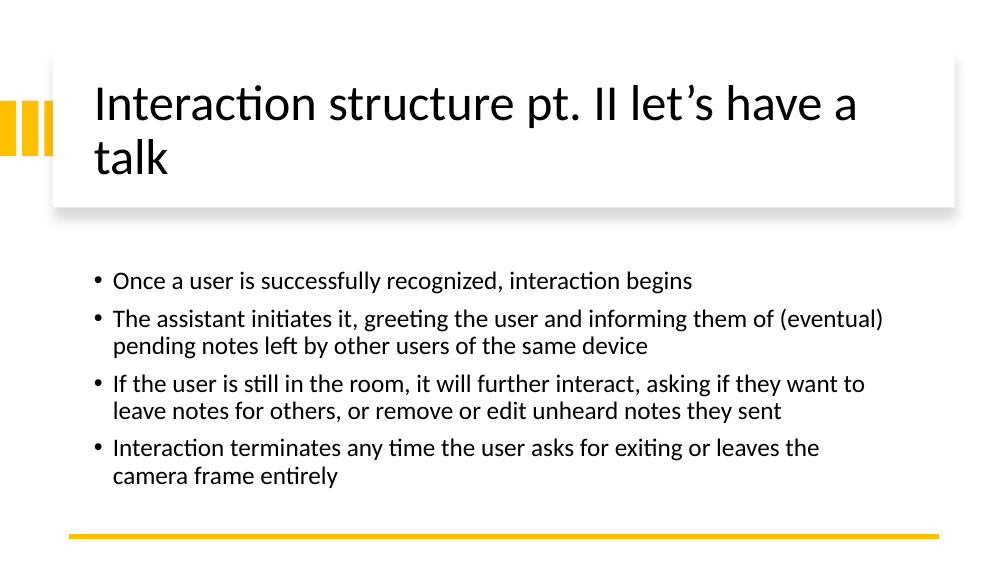
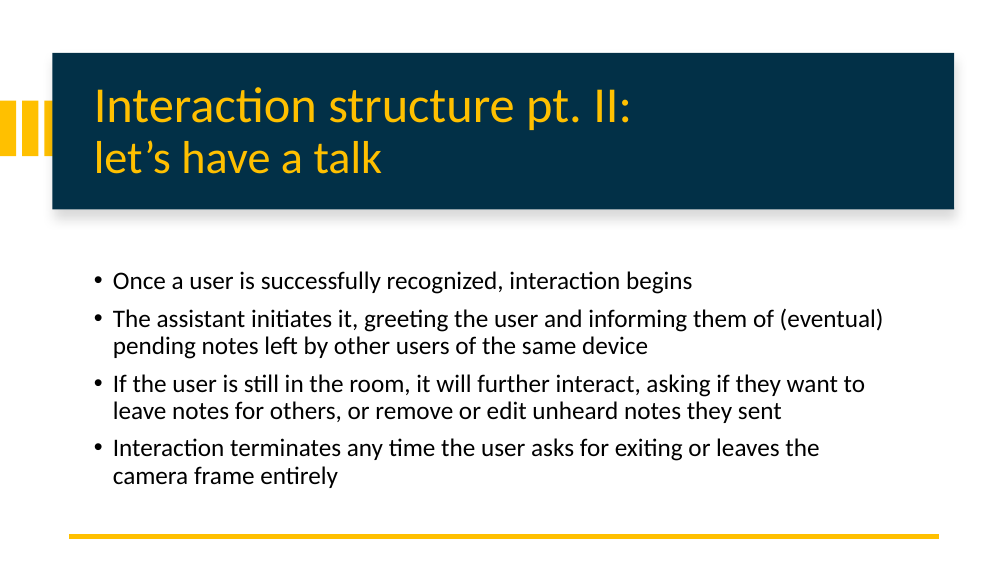
Before and after one commit to attennig/MultimodalMultiuserHomeAssistant, a slide deck: slide 10 of Multimodal personalized multiuser Home Assistant.pptx. Drawn at 1008x567 pixels with LibreOffice and Linux fonts; fonts in the diff are those of the drawing. Boxes give left, top, right and bottom in pixels: in the first picture for what was removed or moved away, otherwise in the second. Text is boxed around its words. In the diff, an @@ line names an element or a change of style, - is before the commit and + after.

```diff
--- a/Multimodal personalized multiuser Home Assistant.pptx
+++ b/Multimodal personalized multiuser Home Assistant.pptx
@@ rectangle added at [52, 53, 954, 209], fill #023047 @@
@@ title at [94, 87, 632, 174]: text changed; text colour #000000 to #FFC000 @@
-Interaction structure pt. II let’s have a talk
+Interaction structure pt. II:
+let’s have a talk
```
Also in this commit, not shown: 6 other slides changed.
